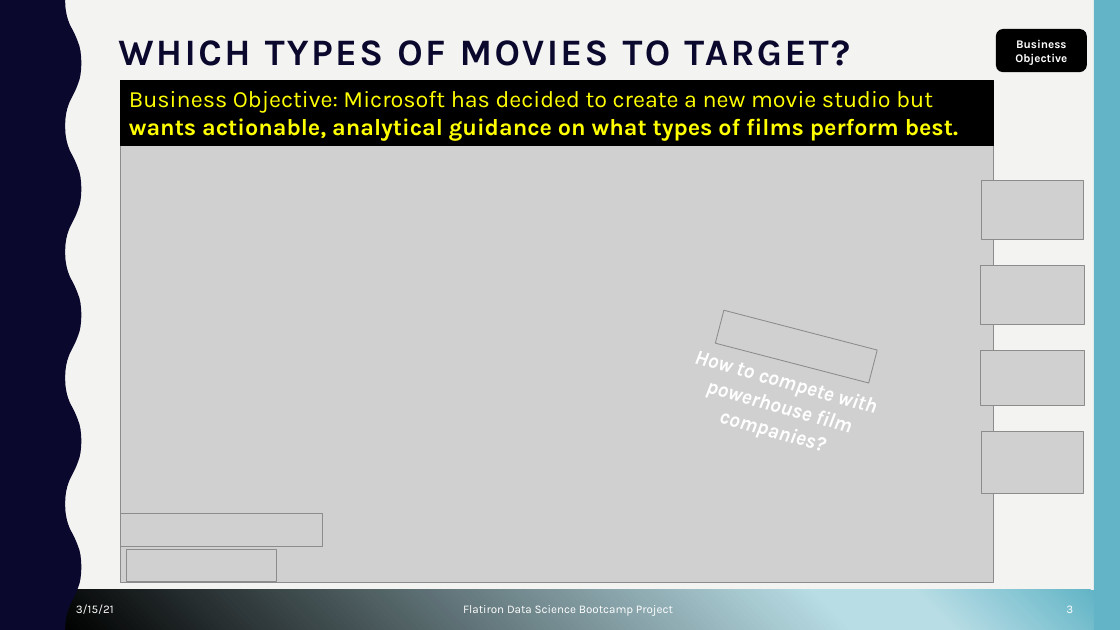
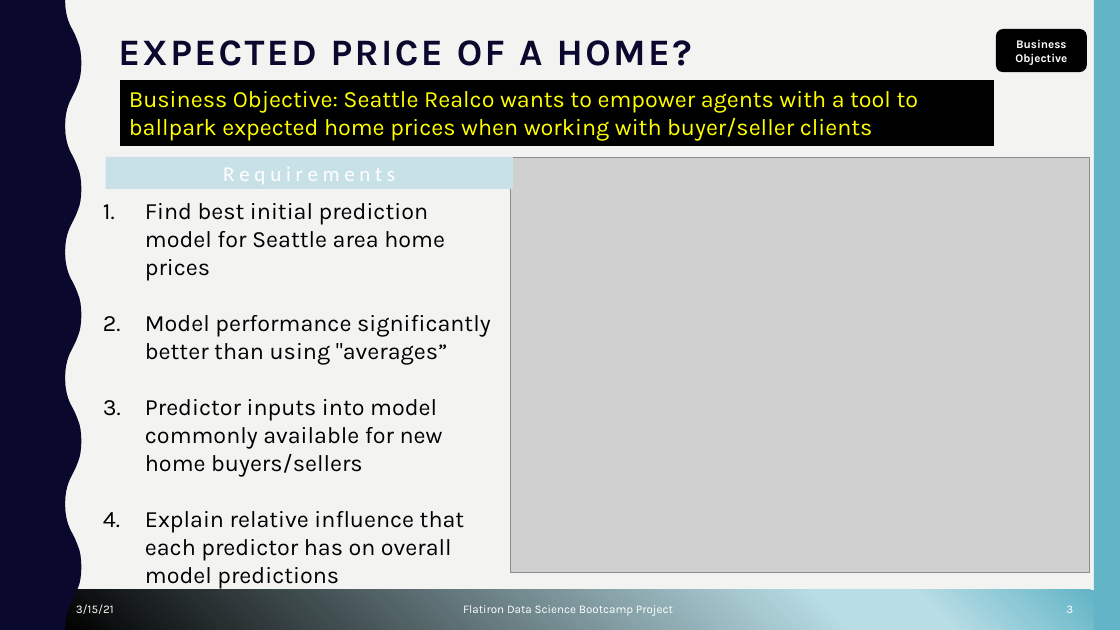
Before and after one commit to cutterback/p02-home-sales-predictive-project, a slide deck: slide 3 of Seattle_Home_Price_Predictive_Model.pptx. Drawn at 1120x630 pixels with LibreOffice and Linux fonts; fonts in the diff are those of the drawing; grey boxes stand for pictures; background and template pictures are left out. Boxes give left, top, right and bottom in pixels: in the first picture for what was removed or moved away, otherwise in the second. Text is boxed around its words. In the diff, an @@ line names an element or a change of style, - is before the commit and + after.

Commit message:
Adding model performance plot and partial presentation

```diff
--- a/Seattle_Home_Price_Predictive_Model.pptx
+++ b/Seattle_Home_Price_Predictive_Model.pptx
@@ title at bbox=[118, 40, 692, 66]: text changed @@
-WHICH TYPES OF MOVIES TO TARGET?
+EXPECTED PRICE OF A HOME?
@@ picture removed at bbox=[121, 96, 994, 582] @@
@@ text in rectangle at bbox=[129, 91, 919, 141]: text changed; bold off @@
-Business Objective: Microsoft has decided to create a new movie studio but wants actionable, analytical guidance on what types of films perform best.
+Business Objective: Seattle Realco wants to empower agents with a tool to ballpark expected home prices when working with buyer/seller clients
@@ rectangle added at bbox=[106, 157, 513, 189], fill #C8E1E7, 18 pt, text #FFFFFF @@
+R e q u i r e m e n t s
@@ picture added at bbox=[511, 157, 1090, 573] @@
@@ text added at bbox=[145, 203, 491, 560], 20 pt, text #000000 @@
+1. Find best initial prediction model for Seattle area home prices
+2. Model performance significantly better than using "averages”
+3. Predictor inputs into model commonly available for new home buyers/sellers
+4. Explain relative influence that each predictor has on overall model predictions
@@ picture removed at bbox=[981, 181, 1084, 239] @@
@@ picture removed at bbox=[981, 266, 1085, 324] @@
@@ picture removed at bbox=[716, 310, 878, 383] @@
@@ text removed at bbox=[694, 345, 875, 412] @@
-How to compete with powerhouse film companies?
@@ picture removed at bbox=[981, 350, 1085, 405] @@
@@ picture removed at bbox=[981, 432, 1084, 494] @@
@@ picture removed at bbox=[121, 513, 323, 547] @@
@@ picture removed at bbox=[127, 549, 276, 581] @@
```
Also in this commit, not shown: 3 other slides changed, 1 slide added, 1 slide removed, 1 other file.
